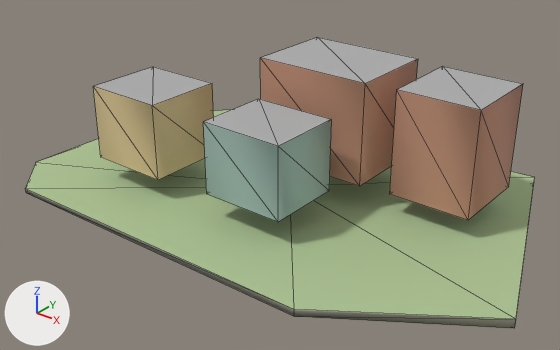
What one commit did to the glTF model godot_project/remake/sky/islands/SKY-069.lod2.glb.
Rendered twice from a camera (50 mm lens) standing at (97.5, -125.0, 79.5) and looking at (-0.1, -3.1, 3.9). Every picture has the same lights, and +X, +Y and +Z are marked at lower left. The older version comes first. Mesh edges are drawn as thin lines. Vertices at exactly the same position are counted once.

The first picture shows 'buildings', 'deck', 'rock'.
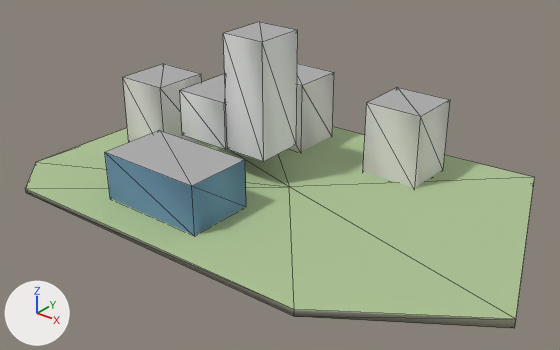
Boxes [x1, y1, x2, y2] around the edits, measured in the pictures (560 x 350 px; the box of a moved part takes in the faces that stretch with it):
'buildings', reshaped (20% narrower, 15% taller): before [93, 37, 523, 222]; after [105, 22, 450, 235]
part 1 of me_buildings, moved or reshaped: before [260, 37, 418, 186]; after [223, 22, 298, 162]
part 2 of me_buildings, moved or reshaped: before [93, 67, 214, 180]; after [180, 74, 227, 150]
part 3 of me_buildings, moved or reshaped: before [390, 67, 523, 220]; after [363, 87, 450, 188]
part 4 of me_buildings, moved or reshaped: before [203, 99, 332, 222]; after [291, 63, 334, 152]
part 5 of me_buildings, added: after [123, 64, 202, 142]
part 6 of me_buildings, added: after [105, 130, 246, 235]

The change, as a list of edits to the scene's bpy script:
```text
Change me_buildings:
    used by ob_buildings; location = (0.0, 0.0, 0.0)
    remove me_buildings.from_pydata(...)  # 32 vertices, 40 faces; spans x -36.3..42.7, y -23.7..21.8, z 4.7..28.8
    add me_buildings.from_pydata(...)  # 48 vertices, 60 faces; spans x -48.0..23.1, y -29.4..30.5, z -0.5..33.9
    me_buildings part 1: the loose piece of 8 vertices spanning x -7.8..19.2, y -0.2..20.8, z 6.0..28.8 is scaled about its middle by (0.407, 0.571, 1.2), then moved by (-15.0, -8.5, 2.8)
    me_buildings part 2: the loose piece of 8 vertices spanning x -36.3..-17.3, y -23.7..-5.7, z 5.3..22.5 is scaled about its middle by (0.737, 0.889, 0.665), then moved by (5.0, 18.0, -1.6)
    me_buildings part 3: the loose piece of 8 vertices spanning x 24.7..42.7, y 2.8..21.8, z 4.7..27.9 is scaled about its middle by (0.778, 0.711, 0.769), then moved by (-17.6, 11.4, -7.8)
    me_buildings part 4: the loose piece of 8 vertices spanning x -3.8..15.2, y -22.7..-5.7, z 5.8..21.9 is scaled about its middle by (0.737, 0.794, 1.11), then moved by (-22.1, 37.9, -5.5)
    me_buildings part 5: the loose piece of 8 vertices spanning x -36.3..-17.3, y -23.7..-5.7, z 5.3..22.5 is copied, and the copy is scaled about its middle by (0.711, 0.778, 1.04), then moved by (-14.5, 16.1, -5.4); it spans x -48.0..-34.5, y -5.5..8.4, z -0.4..17.4
    me_buildings part 6: the loose piece of 8 vertices spanning x -36.3..-17.3, y -23.7..-5.7, z 5.3..22.5 is copied, and the copy is scaled about its middle by (1.37, 0.889, 0.665), then moved by (12.6, -6.7, -8.5); it spans x -27.1..-1.1, y -29.4..-13.4, z -0.3..11.1
```
